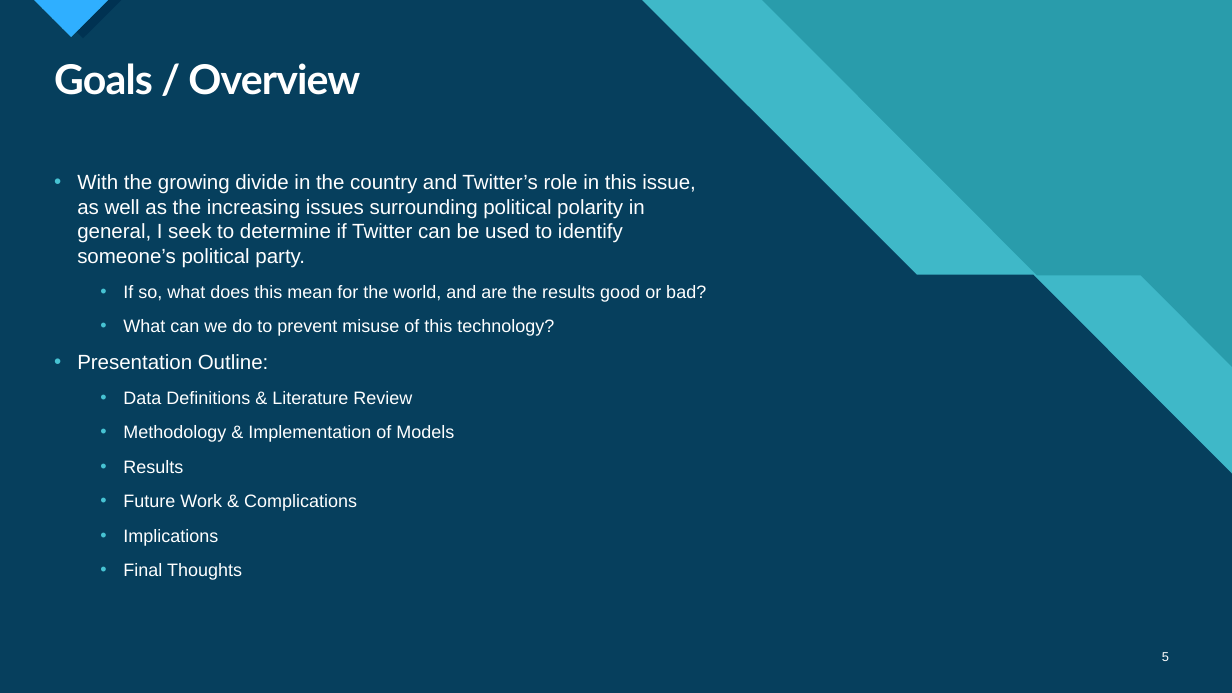
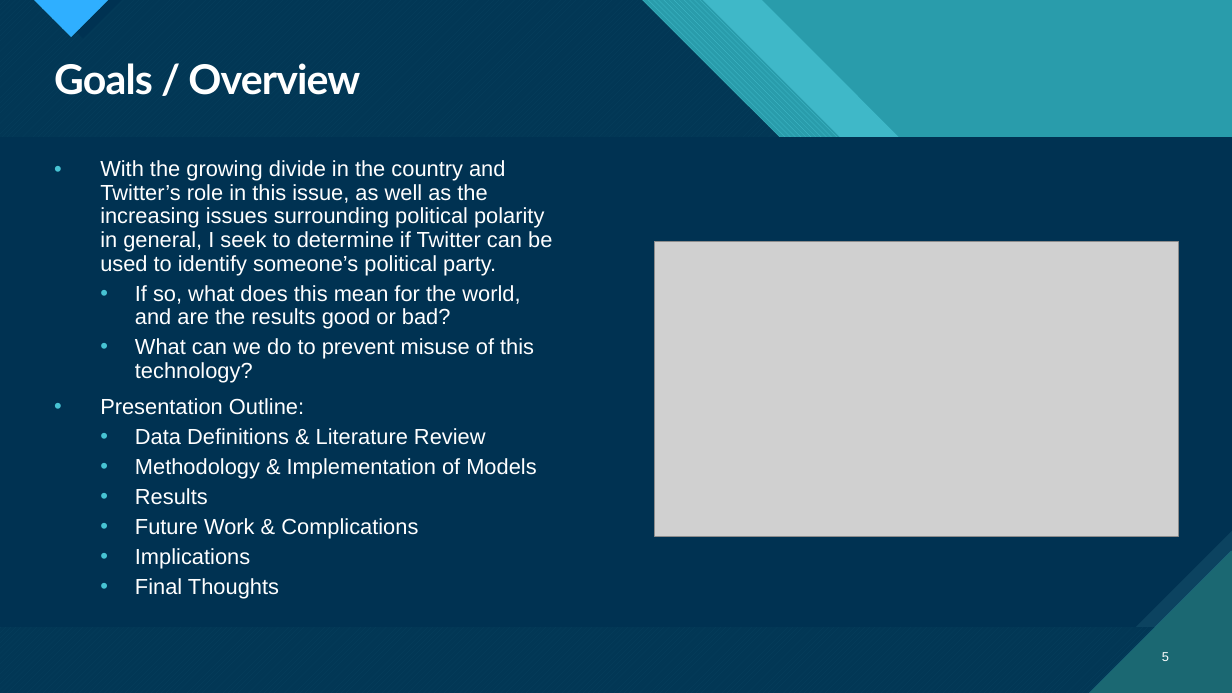
Before and after one commit to HunBurry/hon450-451, a slide deck: slide 5 of docs/Honors Thesis Presentation.pptx. Drawn at 1232x693 pixels with LibreOffice and Linux fonts; fonts in the diff are those of the drawing; grey boxes stand for pictures. Boxes give left, top, right and bottom in pixels: in the first picture for what was removed or moved away, otherwise in the second. Text is boxed around its words. In the diff, an @@ line names an element or a change of style, - is before the commit and + after.

```diff
--- a/docs/Honors Thesis Presentation.pptx
+++ b/docs/Honors Thesis Presentation.pptx
@@ freeform shape added at <box>0,0,1232,693</box>, fill pattern #47C3D3 on #1B6872 @@
@@ freeform shape added at <box>61,0,1232,693</box>, fill pattern #47C3D3 on #299CAB @@
@@ snip rect added at <box>0,137,1232,627</box>, fill pattern #0C4360 on #1B6872 @@
@@ text "With the growing divide in ...": place and size @@
-text "With the growing divide in ..." at <box>77,174,706,580</box>
+text "With the growing divide in ..." at <box>100,160,552,599</box>
@@ text "With the growing divide in ..." at <box>100,160,552,599</box>: size 16 to 17 pt in "With the growing divide in the country ...", "Presentation Outline:"; size 14 to 17 pt in "If so, what does this mean for ...", "What can we do to prevent misuse ...", "Data Definitions & Literature Review", "Methodology & Implementation of Models" and 4 more places; indent changed; line spacing 1 to 0.9; less space between paragraphs @@
@@ picture added at <box>654,241,1178,536</box> @@
@@ freeform shape added at <box>1090,551,1232,693</box>, fill pattern #1B6872 on #47C3D3 @@
@@ page number at <box>1162,652,1169,661</box>: more space between paragraphs @@
```
Also in this commit, not shown: 2 other slides changed, 9 slides added, 11 slides removed.
